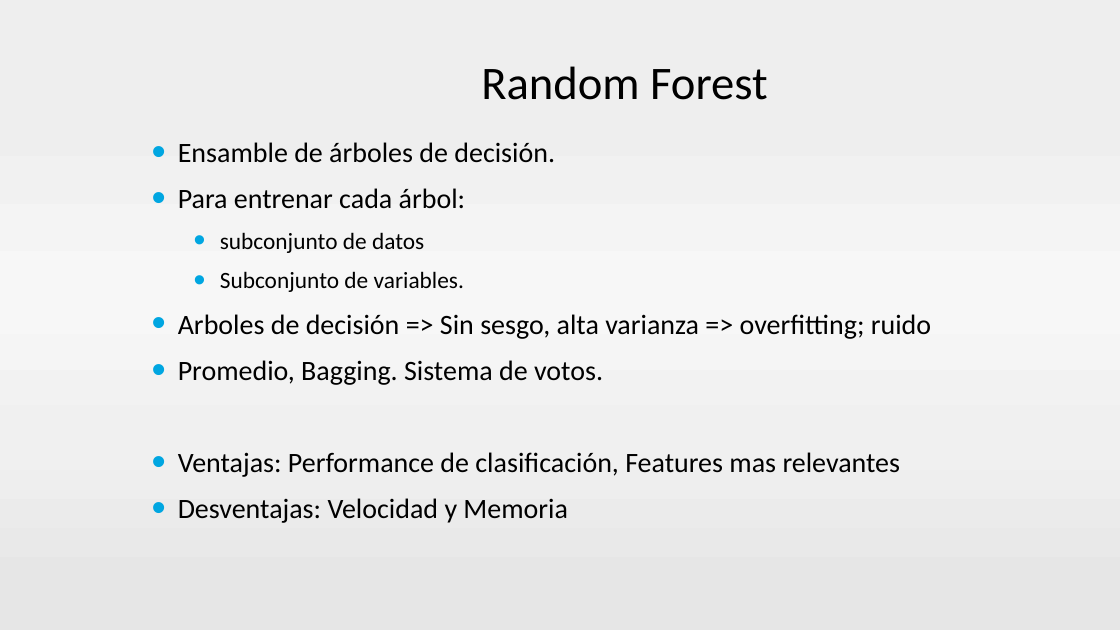
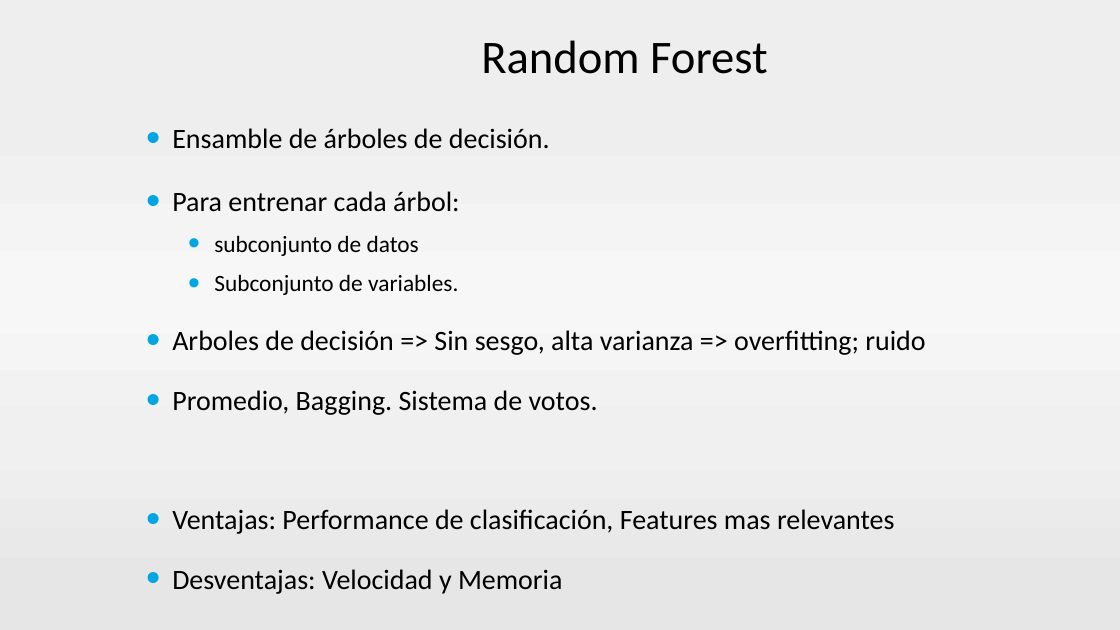
Before and after one commit to neozero86/tesis-megea, a slide deck: slide 16 of Presentacion/PresentacionTesis v2.pptx. Drawn at 1120x630 pixels with LibreOffice and Linux fonts; fonts in the diff are those of the drawing; background and template pictures are left out. Boxes give left, top, right and bottom in pixels: in the first picture for what was removed or moved away, otherwise in the second. Text is boxed around its words. In the diff, an @@ line names an element or a change of style, - is before the commit and + after.

```diff
--- a/Presentacion/PresentacionTesis v2.pptx
+++ b/Presentacion/PresentacionTesis v2.pptx
@@ title "Random Forest": place and size @@
-title "Random Forest" at (481, 66, 767, 100)
+title "Random Forest" at (481, 40, 767, 74)
@@ text "Ensamble de árboles de decisión.": place and size @@
-text "Ensamble de árboles de decisión." at (178, 142, 931, 523)
+text "Ensamble de árboles de decisión." at (172, 128, 925, 594)
@@ text at (172, 128, 925, 594): line spacing 1 to 1.5; line spacing 1 to 1.4 @@
```
Also in this commit, not shown: 20 other slides changed.
